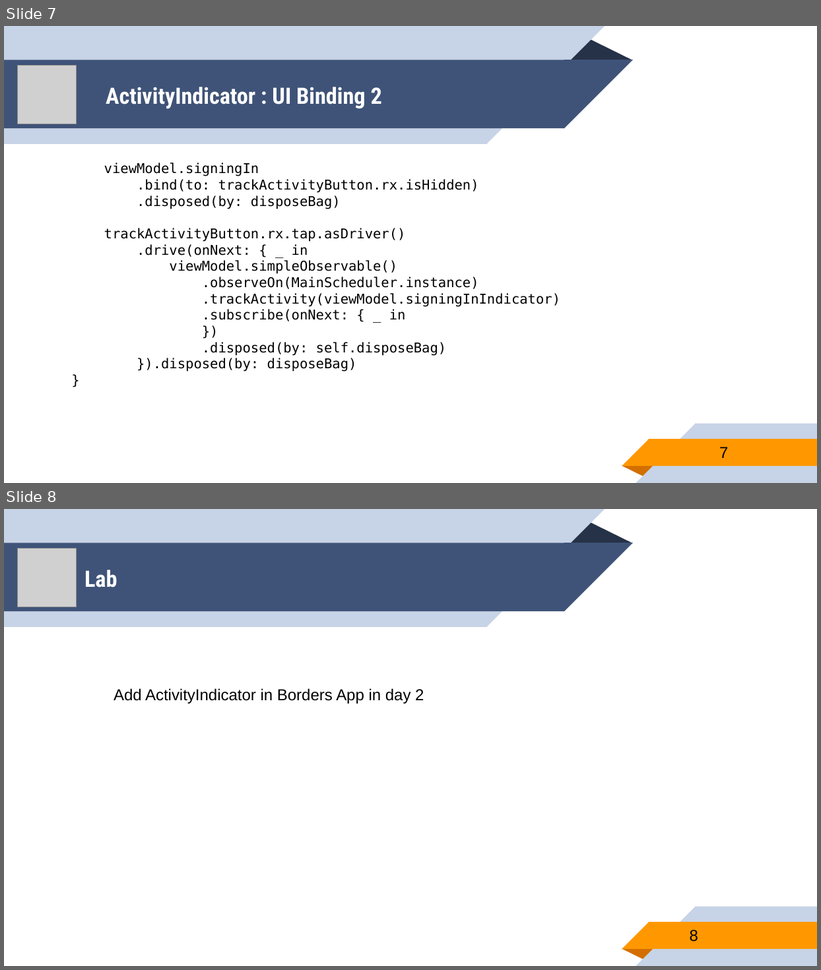
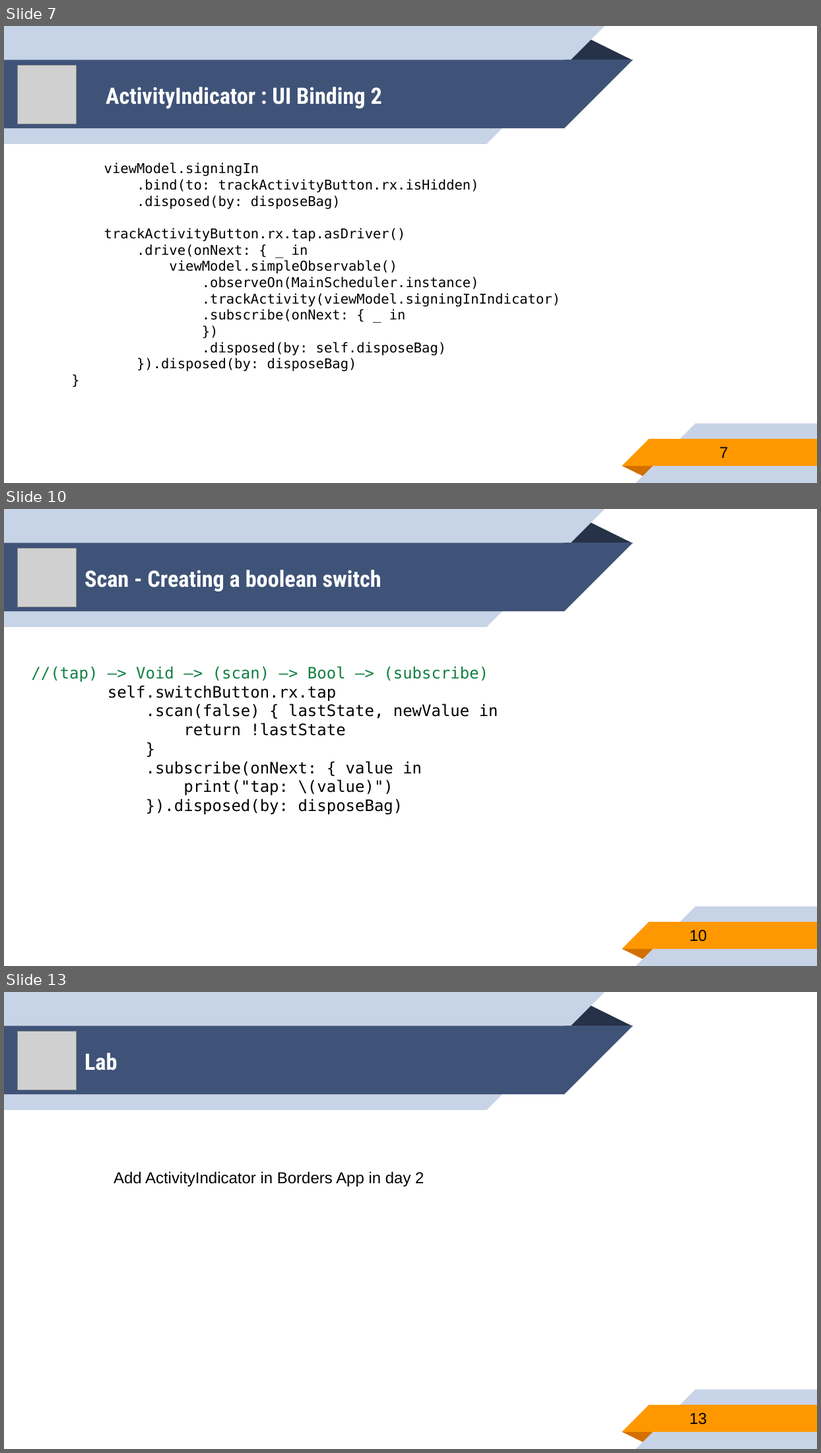
Before and after one commit to younghwankim/RxSwiftClass, a slide deck: AdvancedRxSwift/day3/AdvancedRxSwift3.pptx. Shown one above the other, each under a label of ours: slides 7 and 8 before the commit, slides 7, 10 and 13 after it; the slides between them are not shown. The pictures are 821x970 and 821x1453 pixels, drawn with LibreOffice and Linux fonts; fonts in the diff are those of the drawing; grey boxes stand for pictures. Boxes give left, top, right and bottom in pixels: in the first picture for what was removed or moved away, otherwise in the second. Text is boxed around its words. In the diff, an @@ line names an element or a change of style, - is before the commit and + after.

Commit message:
Advanced RxSwift Day3 - add scan operator

```diff
--- a/AdvancedRxSwift/day3/AdvancedRxSwift3.pptx
+++ b/AdvancedRxSwift/day3/AdvancedRxSwift3.pptx
@@ slide 10 added at (4,509,817,966), background #FFFFFF; not listed: 10 template elements that a slide beside it also shows @@
@@ picture added at (18,548,77,607) @@
@@ title added at (85,570,382,591), 20 pt, text #FFFFFF, bold @@
+Scan - Creating a boolean switch
@@ text added at (31,666,498,815), 14 pt, text #000000 @@
+//(tap) —> Void —> (scan) —> Bool —> (subscribe)
+self.switchButton.rx.tap
+.scan(false) { lastState, newValue in
+return !lastState
+}
+.subscribe(onNext: { value in
+print("tap: \(value)")
+}).disposed(by: disposeBag)
@@ page number added at (690,930,708,942), 14 pt, text #000000 @@
+10
@@ what was slide 8 is now slide 13 @@
@@ page number at (690,1413,708,1425): text changed @@
-8
+13
```
Also in this commit, not shown: 1 slide changed, 4 other slides added, 22 other files.
